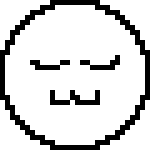
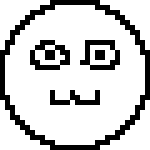
Layered file, before and after one edit (150x150). Changes by layer:
added layer "Layer copy" above "Layer" over [30, 40, 120, 60]
